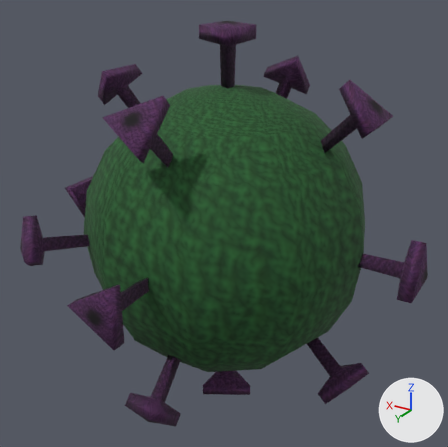
The FBX model GameJam/Assets/Models/PlayerCell.fbx, before and after one commit.
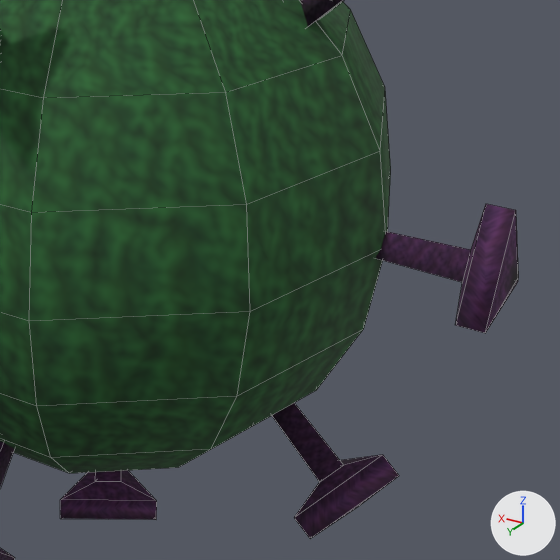
There are two pictures of each version: one whole from a 50 mm lens placed at (-0.924, 1.559, 0.793), pointed at (0.011, 0.0, 0.014), one close up on the part from 39% to 100% of the width and 31% to 93% of the height. Lighting does not change. The marker at lower right points along +X, +Y and +Z. The close-ups show mesh edges as thin lines. Where no turn or scale is listed for an object, it has been applied to the vertices.
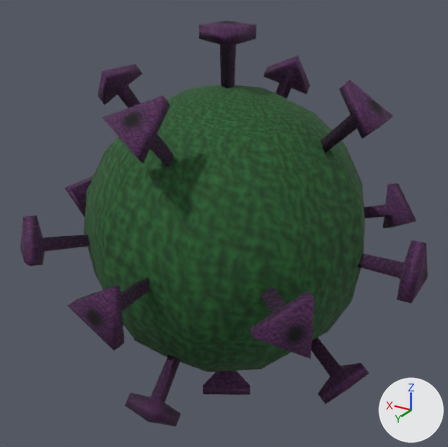
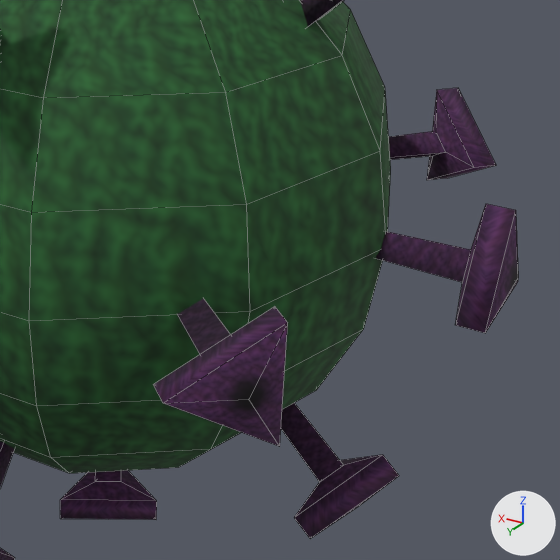
What differs and where, as boxes (x1, y1, x2, y2) in the close-ups (560 x 560 px):
part 1 of me_mesh, added (purple): after (153, 299, 288, 447)
part 2 of me_mesh, added (purple): after (389, 88, 496, 180)

The change, as a list of edits to the scene's bpy script:
```text
Change me_mesh:
    where me_mesh.from_pydata(...)  # 324 vertices, 346 faces; spans x -0.63..0.63, y -0.63..0.63, z -0.63..0.63
    used by ob_polysurface20; location = (0.0, 0.0, 0.0)
    me_mesh part 1: the loose piece of 14 vertices spanning x -0.048..0.095, y 0.414..0.63, z -0.082..0.082 is copied, and the copy is turned 45 degrees about the z axis through the mesh origin; it spans x -0.468..-0.282, y 0.289..0.502, z -0.082..0.082
    me_mesh part 2: the loose piece of 14 vertices spanning x -0.502..-0.289, y -0.082..0.082, z -0.468..-0.282 is copied, and the copy is turned -90 degrees about the x axis through the mesh origin; it spans x -0.502..-0.289, y -0.468..-0.282, z -0.082..0.082
```
